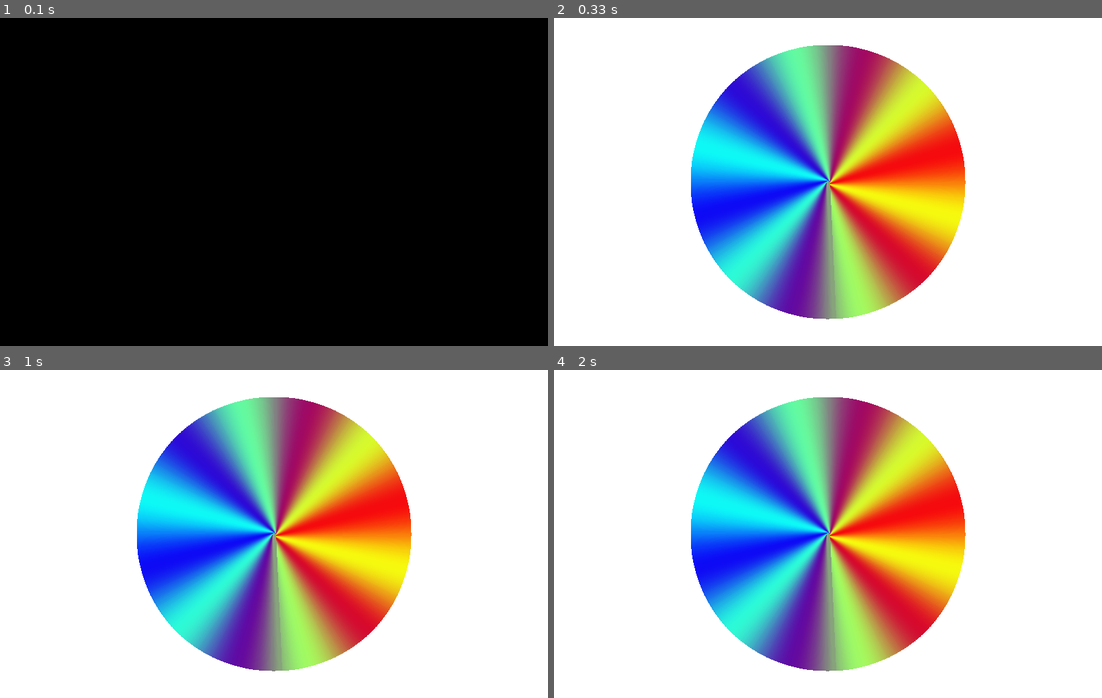
Above: before the commit, frames 1-4 (two rows, left to right).
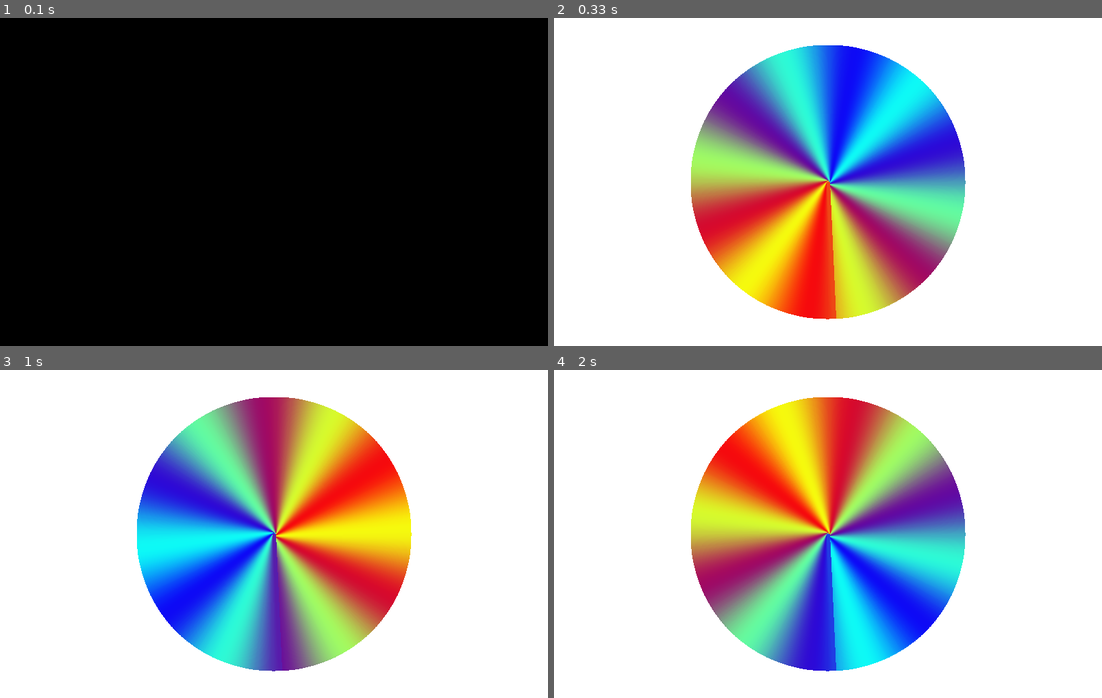
Above: after the commit, the same moments.

Repository: tthtlc/sansagraphics
Game: pygame game, started from moving_circle.py
The game is run twice, just before and just after one commit, with the same random seed, the same clock (stepped at 60 frames per second) and the same inputs. The source is Python 2; it was converted automatically to run under Python 3.
Inputs:
- Up to frame 1 (0.1 s): no input
- Up to frame 2 (0.33 s): no input
- Up to frame 3 (1 s): no input
- Up to frame 4 (2 s): no input

Frame 1 is identical in both runs. In frame 2, 32% of the frame differs, in the area x 25-76%, y 8-92%; in frame 3, 32%; in frame 4, 33%.

Commit message:
modified:   moving_circle.py 	deleted:    moving_circle_square.py

Diff:
--- a/moving_circle.py
+++ b/moving_circle.py
@@ -28,6 +28,7 @@
 done = False
 clock = pygame.time.Clock()
 
+delta=0.0
 colour=red
 thickness=0
 i=0
@@ -67,10 +68,11 @@
 	y_offset = R*math.cos(theta/10)+ 240.0
 	x_offset = R*math.sin(theta/10)+ 400.0
 	if (n>0):
-		cx=int(120*(math.sin(theta/10)+1)+10)
-		cy=int(120*(math.sin(theta*6/10)+1)+10)
-		cz=int(120*(math.sin(theta/10-PI)+1)+10)
+		cx=int(120*(math.sin((theta-delta)/10)+1)+10)
+		cy=int(120*(math.sin((theta-delta)*6/10)+1)+10)
+		cz=int(120*(math.sin((theta-delta)/10-PI)+1)+10)
         	pygame.draw.line(screen,[cx,cy,cz],[xorigin,yorigin],[x_offset,y_offset],5)
+		delta=delta+0.001
 
     	##pygame.draw.ellipse(screen,black,[y_offset,x_offset,30,30],1/3)
 
--- a/moving_circle_square.py
+++ /dev/null
@@ -1,86 +0,0 @@
-
-# Sample Python/Pygame Programs
-# Simpson College Computer Science
-# http://programarcadegames.com/
-# http://simpson.edu/computer-science/
-
-# Import a library of functions called 'pygame'
-import pygame
-import math
-
-# Initialize the game engine
-pygame.init()
-
-# Define the colors we will use in RGB format
-black = [  0,  0,  0]
-white = [255,255,255]
-blue =  [  0,  0,255]
-green = [  0,255,  0]
-red =   [255,  0,  0]
-
-PI = 3.141592653
-r=50
-R=200
-
-# Set the height and width of the screen
-size = [800,480]
-screen = pygame.display.set_mode(size)
-
-pygame.display.set_caption("Professor Craven's Cool Game")
-
-#Loop until the user clicks the close button.
-done = False
-clock = pygame.time.Clock()
-
-colour=red
-thickness=0
-i=0
-xorigin=400.0
-yorigin=240.0
-
-while done == False:
-
-    # This limits the while loop to a max of 10 times per second.
-    # Leave this out and we will use all CPU we can.
-    clock.tick(10)
-
-    for event in pygame.event.get(): # User did something
-        if event.type == pygame.QUIT: # If user clicked close
-            done = True # Flag that we are done so we exit this loop
-
-    # All drawing code happens after the for loop and but
-    # inside the main while done==False loop.
-
-    # Clear the screen and set the screen background
-    screen.fill(white)
-
-    # Draw on the screen several green lines from (0,10) to (100,110)
-    # 5 pixels wide using a loop
-    if colour==red:
-	colour=blue
-    elif colour==blue:
-	colour=green
-    else:
-	colour=red
-    thickness+=1
-    if thickness > 100:
-	thickness=0
-    for n in range(1441):
-        ##pygame.draw.line(screen,red,[0,10+y_offset],[100,110+y_offset],5)
-	theta = n * 2*PI/120
-	y_offset = R*math.cos(theta/10)+ 240.0
-	x_offset = R*math.sin(theta/10)+ 400.0
-	if (n>0):
-		cx=int(120*(math.sin(7*theta)+1)+10)
-		cy=int(120*(math.sin(5*theta)+1)+10)
-		cz=int(120*(math.sin(8*theta-PI)+1)+10)
-        	pygame.draw.line(screen,[cx,cy,cz],[xorigin,yorigin],[x_offset,y_offset],thickness*2)
-
-    	##pygame.draw.ellipse(screen,black,[y_offset,x_offset,30,30],1/3)
-
-    # Go ahead and update the screen with what we've drawn.
-    # This MUST happen after all the other drawing commands.
-    pygame.display.flip()
-
-# Be IDLE friendly
-pygame.quit()
